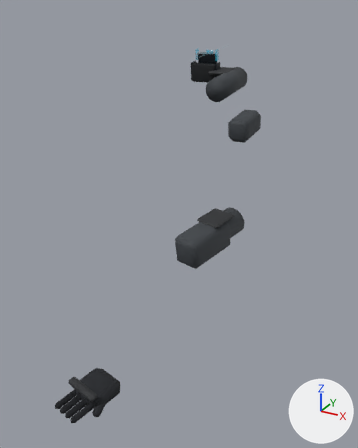
A saved change to the Blender file art_src/viewmodels/operative_hands.blend.
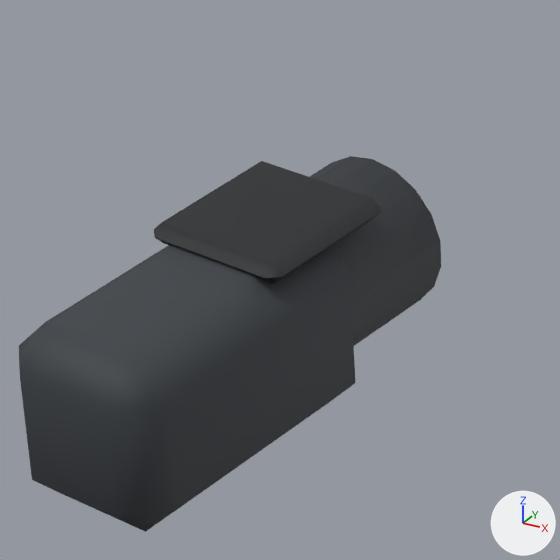
The first picture shows the older version from a 50 mm camera at (0.674, -1.613, 0.561) aimed at (-0.127, -0.157, -0.167). The close-ups show the older and then the newer version on the part from 48% to 74% of the width and 41% to 61% of the height of that picture. Only the edits that show in the close-ups are written down. The axes (+X, +Y, +Z) are drawn at lower right. The lights are the same throughout.

The first close-up shows 'right_forearm_armor_plate', 'right_forearm_sleeve_round', 'right_sleeve'.
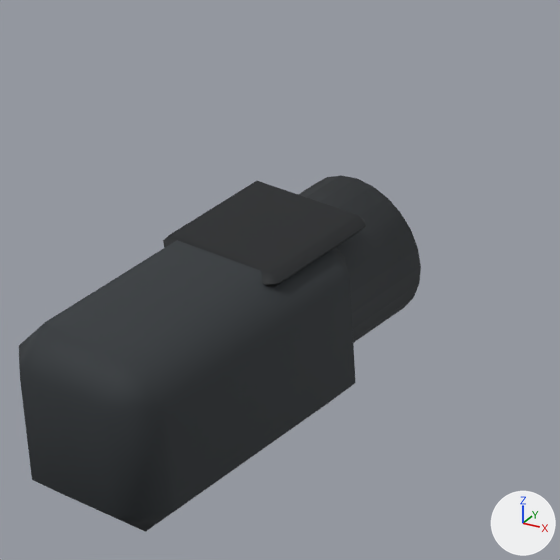
Where the newer file only moved an object's origin or applied its transform, the numbers keep the older frame.

Diff of the bpy script that builds the scene:
```diff
--- a/art_src/viewmodels/operative_hands.blend.py
+++ b/art_src/viewmodels/operative_hands.blend.py
@@ me_cylinder @@
 # used by ob_right_forearm_sleeve_round; parent = ob_wrist_r; location = (0.0, 0.09, 0.006)
-me_cylinder.from_pydata(...)  # 36 vertices, 20 faces; spans x -0.042..0.042, y -0.11..0.11, z -0.043..0.043
+me_cylinder.from_pydata(...)  # 48 vertices, 26 faces; spans x -0.04..0.04, y -0.1..0.1, z -0.04..0.04
+# me_cylinder part 1: the whole mesh is rebuilt
 me_cylinder.materials.append(mat_vm_sleeve_fabric)
@@ me_cube_016 @@
 # used by ob_right_forearm_armor_plate; parent = ob_wrist_r; location = (0.0, 0.115, 0.052)
-me_cube_016.from_pydata(...)  # 8 vertices, 6 faces; spans x -0.042..0.042, y -0.045..0.045, z -0.006..0.006
+me_cube_016.from_pydata(...)  # 8 vertices, 6 faces; spans x -0.038..0.038, y -0.039..0.039, z -0.005..0.005
+# me_cube_016 part 2: the whole mesh is scaled about its middle by (0.905, 0.867, 0.833)
 me_cube_016.materials.append(mat_vm_knuckle_rubber)
@@ ob_right_forearm_sleeve_round @@
 ob_right_forearm_sleeve_round.parent = ob_wrist_r
-ob_right_forearm_sleeve_round.location = (0.0, 0.09, 0.006)
+ob_right_forearm_sleeve_round.location = (0.0, 0.086, 0.004)
 _m = ob_right_forearm_sleeve_round.modifiers.new('weighted_normals', 'WEIGHTED_NORMAL')
@@ ob_right_forearm_armor_plate @@
 ob_right_forearm_armor_plate.parent = ob_wrist_r
-ob_right_forearm_armor_plate.location = (0.0, 0.115, 0.052)
+ob_right_forearm_armor_plate.location = (0.0, 0.112, 0.046)
 _m = ob_right_forearm_armor_plate.modifiers.new('contract_bevel', 'BEVEL')
```

Boxes [x1, y1, x2, y2] around the edits, measured in the close-ups (560 x 560 px):
'right_forearm_armor_plate', mesh rescaled, moved (11% narrower, 14% shorter)
    before: [154, 161, 382, 284]
    after: [163, 181, 366, 287]
'right_forearm_sleeve_round', reshaped, moved (6% narrower, 12% shorter)
    before: [310, 156, 441, 346]
    after: [298, 175, 421, 343]
